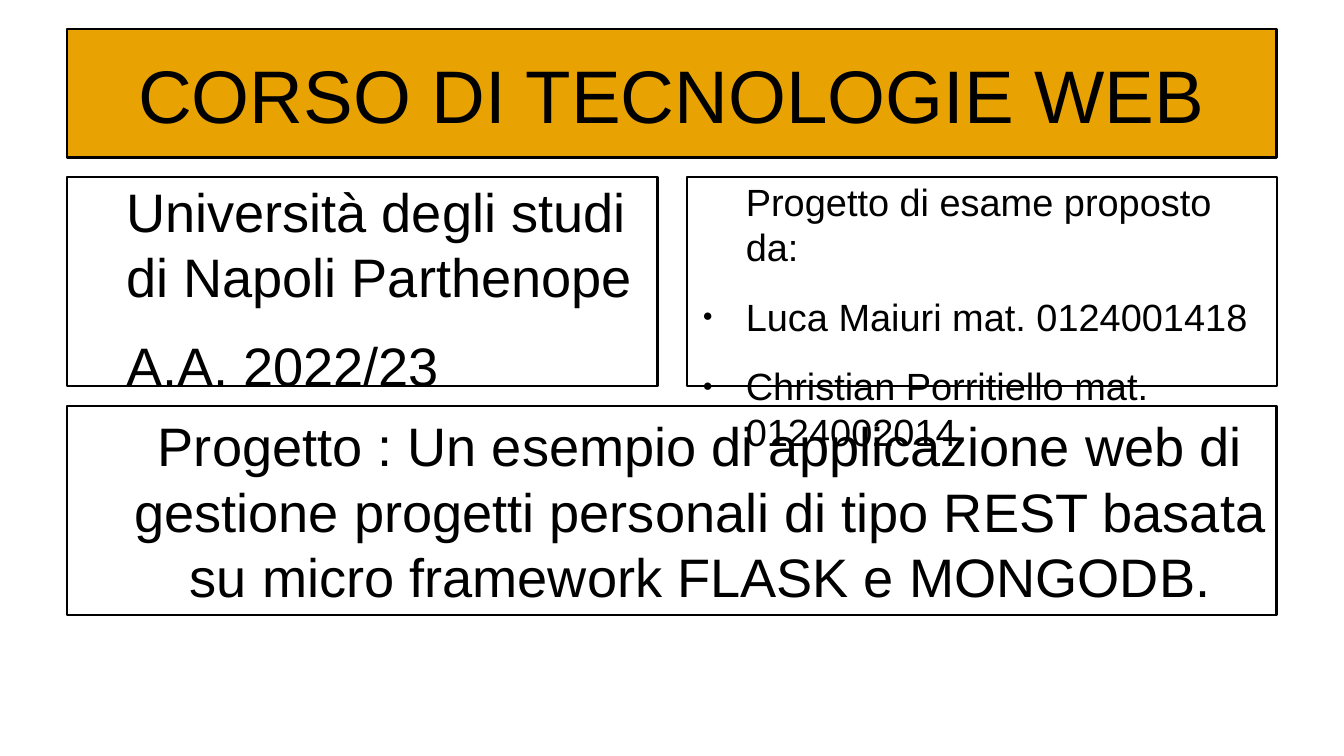
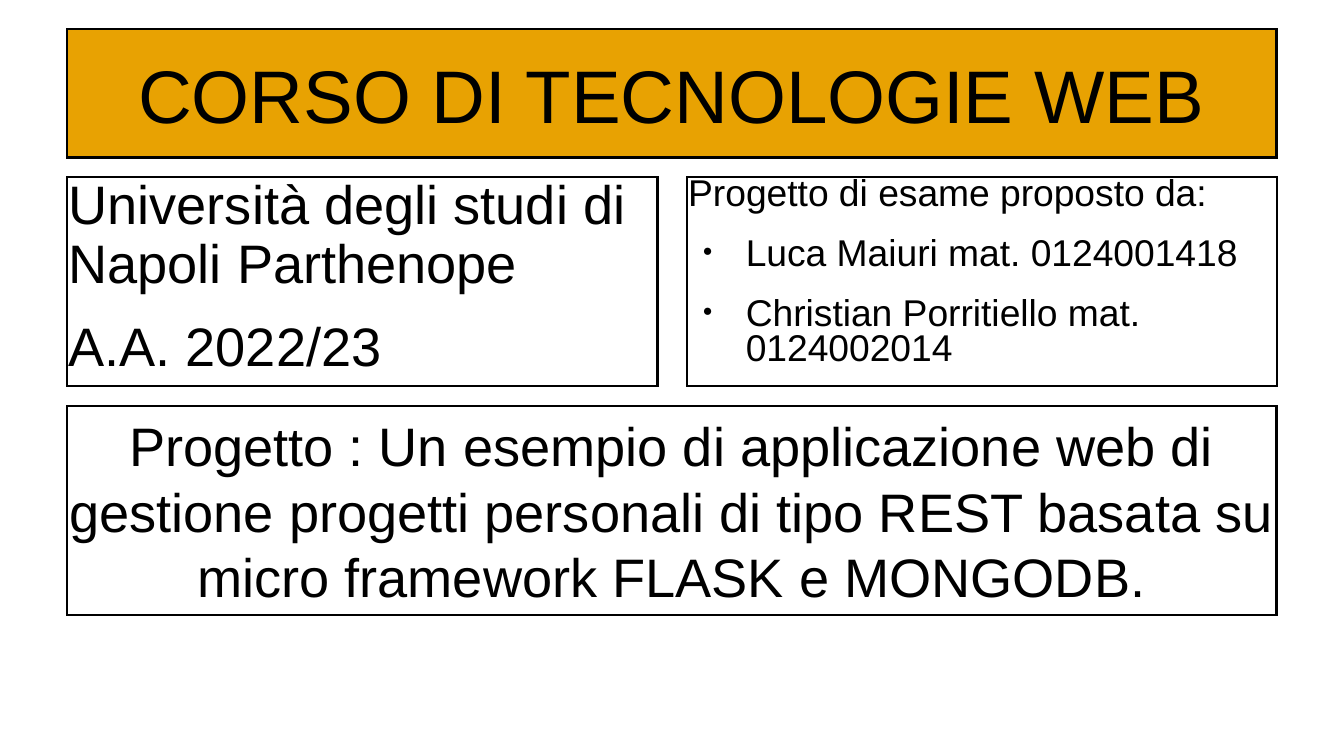
Before and after one commit to Kilne/Progetto_TecWeb, a slide deck: slide 1 of Relazioni/Maiuri.odp. Drawn at 1344x756 pixels with LibreOffice and Linux fonts; fonts in the diff are those of the drawing. Boxes give left, top, right and bottom in pixels: in the first picture for what was removed or moved away, otherwise in the second. Text is boxed around its words. In the diff, an @@ line names an element or a change of style, - is before the commit and + after.

```diff
--- a/Relazioni/Maiuri.odp
+++ b/Relazioni/Maiuri.odp
@@ text "Università degli studi di Napoli ..." at (x1=67, y1=177, x2=657, y2=385): indent changed; line spacing 1 to 0.9 @@
@@ text "Progetto di esame proposto da:" at (x1=688, y1=177, x2=1278, y2=385): size 22.4 to 22 pt; indent changed; line spacing 1 to 0.8 @@
@@ text "Progetto : Un esempio di ..." at (x1=67, y1=406, x2=1277, y2=615): indent changed @@
```
Also in this commit, not shown: 8 other slides changed.
